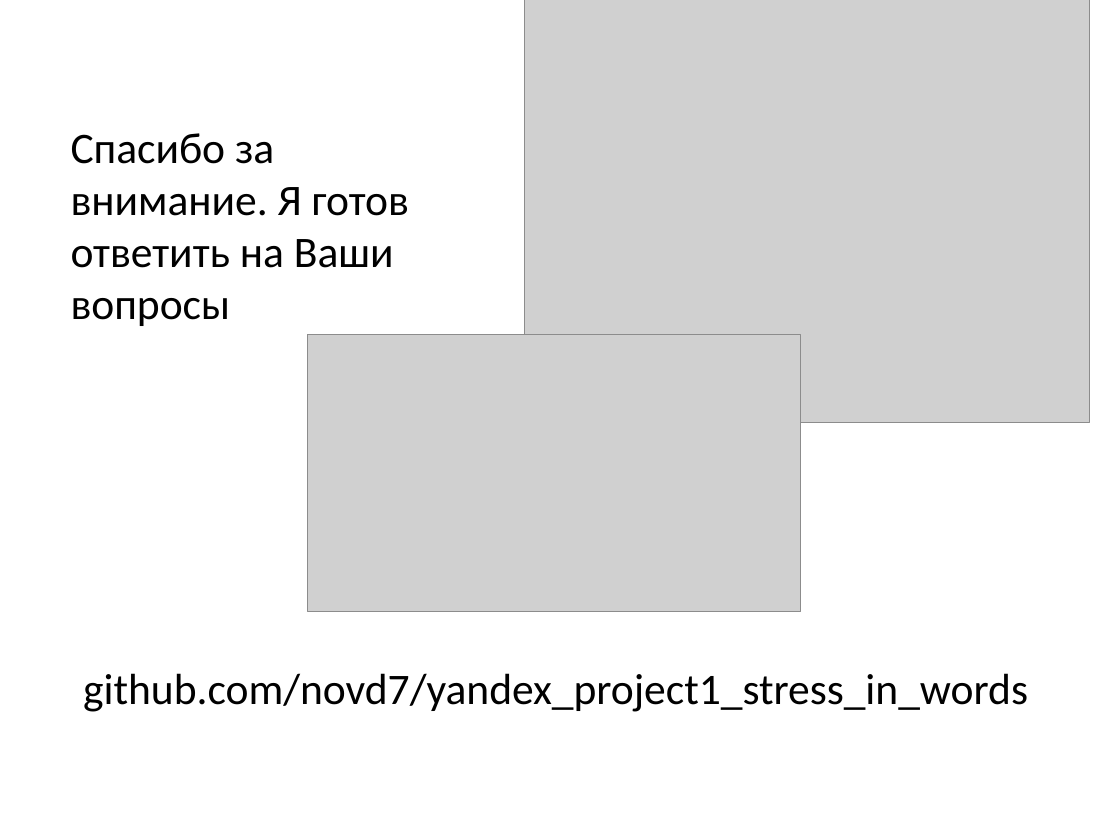
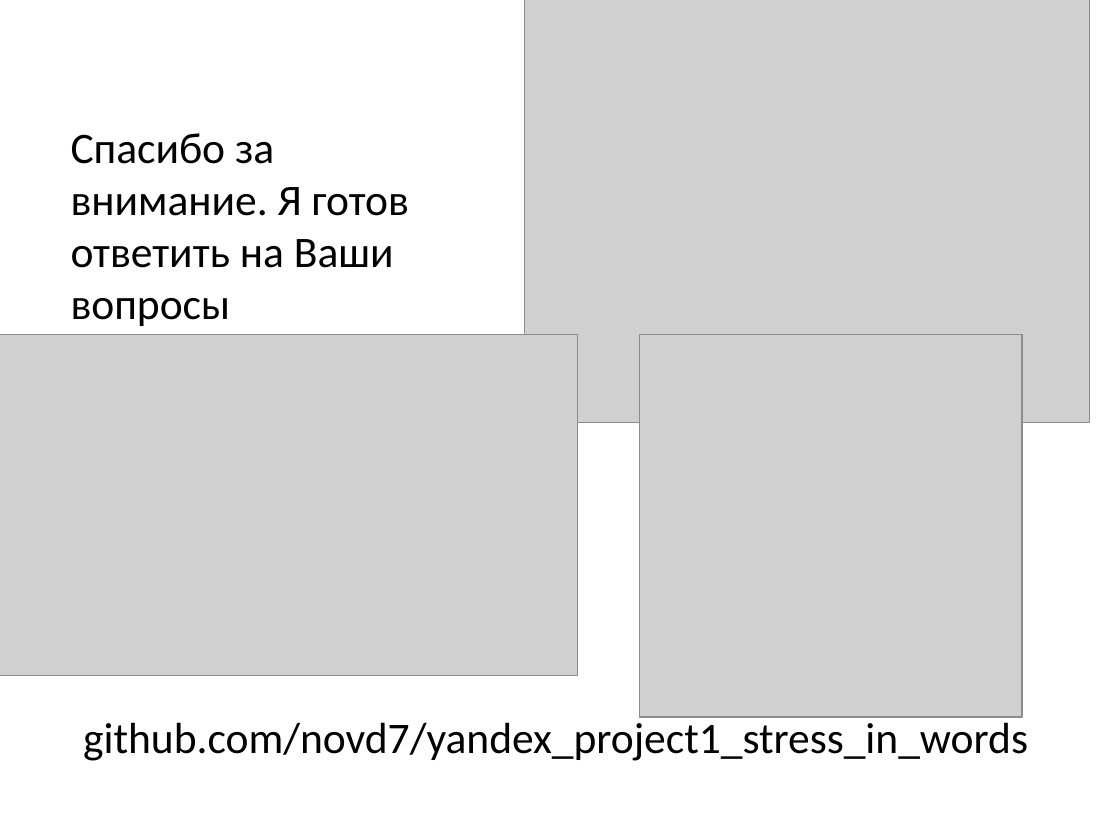
Before and after one commit to novd7/yandex_project1_stress_in_words, a slide deck: slide 12 of defence_of_progect/presentation.pptx. Drawn at 1120x840 pixels with LibreOffice and Linux fonts; fonts in the diff are those of the drawing; grey boxes stand for pictures. Boxes give left, top, right and bottom in pixels: in the first picture for what was removed or moved away, otherwise in the second. Text is boxed around its words. In the diff, an @@ line names an element or a change of style, - is before the commit and + after.

```diff
--- a/defence_of_progect/presentation.pptx
+++ b/defence_of_progect/presentation.pptx
@@ picture: place and size @@
-picture at <box>308,335,801,613</box>
+picture at <box>0,335,577,676</box>
@@ picture added at <box>640,335,1023,718</box> @@
@@ text "github.com/novd7/yandex_project1_stress_in_words" rewrapped from <box>83,673,1028,712</box> to <box>83,717,1028,761</box> @@
```
Also in this commit, not shown: 4 other slides changed, 3 other files.
